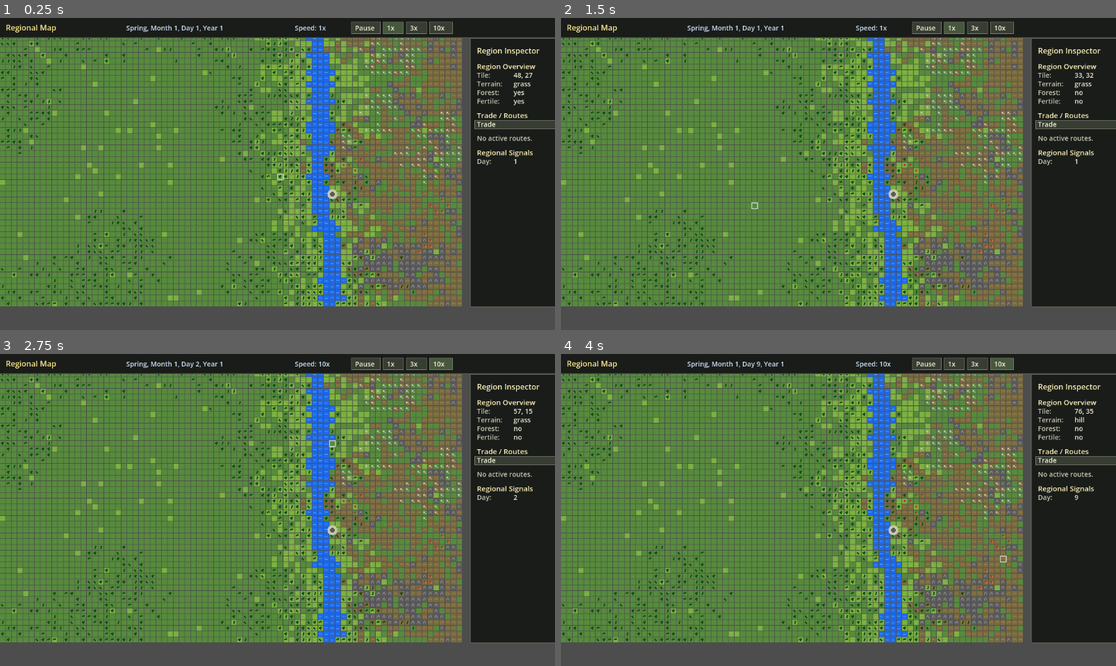
Above: before the commit, frames 1-4 (two rows, left to right).
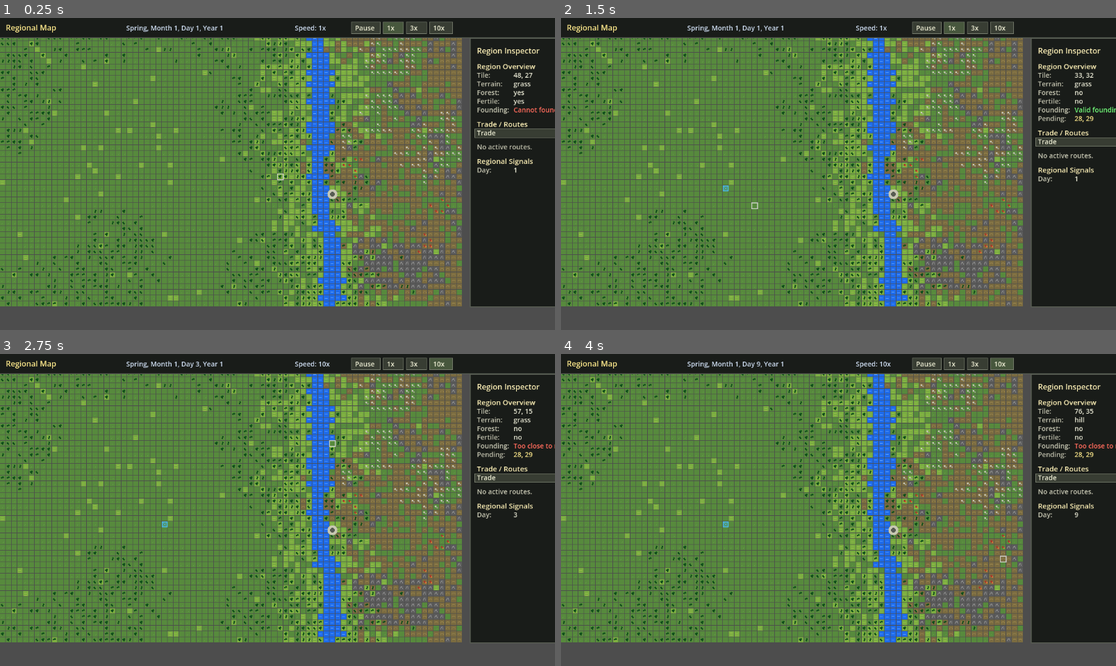
Above: after the commit, the same moments.

Repository: StevenVC-P/new-game-project
Game: Godot game, scene res://scenes/main.tscn
Two runs of this game, one before a commit and one after it. Both use one fixed random seed, a clock stepped at 60 frames per second and the inputs below.
Inputs (mouse positions are in pixels of both pictures, inside the frame that each line leads up to):
- Up to frame 1 (0.25 s): no input
- Up to frame 2 (1.5 s): tap Enter at 0.5 s; move the mouse to (960, 158) at 0.52 s; hold W 0.53-1.25 s; tap 1 at 0.6 s; click (960, 158) at 0.67 s; tap Space at 0.77, 1.25 s; drag from (727, 189) to (810, 236) at 1.27 s
- Up to frame 3 (2.75 s): tap Enter at 2 s; move the mouse to (333, 441) at 2.02 s; hold W from 2.03 s (still down); tap 3 at 2.1 s; click (333, 441) at 2.17 s
- Up to frame 4 (4 s): release W at 2.75 s; tap Space at 2.75, 3.77 s; drag from (810, 572) to (672, 463) at 2.77 s; tap Enter at 3.5 s; move the mouse to (1005, 556) at 3.52 s; tap 4 at 3.6 s; click (1005, 556) at 3.67 s

The runs differ from the first frame. In frame 1, 1.4% of the frame differs, in the area x 85-100%, y 28-51%; in frame 2, 1.5%, in the area x 29-100%, y 28-56%; in frame 3, 1.5%; in frame 4, 1.5%.

Commit message:
feat: select valid founding location

Diff:
--- a/scripts/main.gd
+++ b/scripts/main.gd
@@ -52,6 +52,7 @@
 var hovered_tile: Vector2i = Vector2i(-1, -1)
 var hovered_city_index: int = -1
 var city_hovered_tile: Vector2i = Vector2i(-1, -1)
+var pending_founding_tile: Vector2i = Vector2i(-1, -1)
 var current_view: String = VIEW_REGION
 var selected_city_index: int = -1
 var household_debug_inspector: Control = null
@@ -154,6 +155,7 @@
 
 		if current_view == VIEW_REGION and mouse_event.button_index == MOUSE_BUTTON_RIGHT:
 			trade_menu.close()
+			clear_pending_founding_tile()
 			queue_redraw()
 			return
 		if current_view == VIEW_CITY and mouse_event.button_index == MOUSE_BUTTON_RIGHT:
@@ -176,7 +178,8 @@
 			elif trade_menu.is_open():
 				try_handle_trade_city_click(local_mouse_pos)
 			else:
-				try_open_city_at_position(local_mouse_pos)
+				if not try_open_city_at_position(local_mouse_pos):
+					try_select_founding_tile_at_position(local_mouse_pos)
 		elif current_view == VIEW_CITY:
 			if try_handle_build_menu_click(local_mouse_pos):
 				queue_redraw()
@@ -298,20 +301,53 @@
 func is_inside_map(x: int, y: int) -> bool:
 	return x >= 0 and x < MAP_WIDTH and y >= 0 and y < MAP_HEIGHT
 
-func try_open_city_at_position(mouse_pos: Vector2):
+func try_open_city_at_position(mouse_pos: Vector2) -> bool:
 	var city_index: int = get_city_index_at_position(mouse_pos)
 	if city_index == -1:
-		return
+		return false
 	var city: City = cities[city_index]
 	if not city.is_controllable_city():
 		print(city.name, " is neutral and cannot be controlled yet.")
-		return
+		return true
 
 	selected_city_index = city_index
 	current_view = VIEW_CITY
 	hovered_tile = Vector2i(-1, -1)
 	hovered_city_index = -1
 	queue_redraw()
+	return true
+
+func try_select_founding_tile_at_position(mouse_pos: Vector2) -> bool:
+	var tile_pos: Vector2i = get_region_tile_at_position(mouse_pos)
+	if not is_inside_map(tile_pos.x, tile_pos.y):
+		return false
+	if set_pending_founding_tile(tile_pos):
+		print("Pending founding site: ", tile_pos)
+	else:
+		print(get_founding_tile_invalid_reason(tile_pos))
+	queue_redraw()
+	return true
+
+func get_region_tile_at_position(mouse_pos: Vector2) -> Vector2i:
+	return Vector2i(int(floor(mouse_pos.x / TILE_SIZE)), int(floor(mouse_pos.y / TILE_SIZE)))
+
+func is_valid_founding_tile(tile_pos: Vector2i) -> bool:
+	return FoundingSiteHelper.is_valid_founding_tile(tiles, cities, tile_pos, MIN_CITY_DISTANCE)
+
+func get_founding_tile_invalid_reason(tile_pos: Vector2i) -> String:
+	return FoundingSiteHelper.get_founding_tile_invalid_reason(tiles, cities, tile_pos, MIN_CITY_DISTANCE)
+
+func set_pending_founding_tile(tile_pos: Vector2i) -> bool:
+	if not is_valid_founding_tile(tile_pos):
+		return false
+	pending_founding_tile = tile_pos
+	return true
+
+func clear_pending_founding_tile() -> void:
+	pending_founding_tile = Vector2i(-1, -1)
+
+func has_pending_founding_tile() -> bool:
+	return is_inside_map(pending_founding_tile.x, pending_founding_tile.y)
 
 func get_city_index_at_position(mouse_pos: Vector2) -> int:
 	for city_index in range(cities.size()):
@@ -717,6 +753,7 @@
 	draw_trade_routes()
 	draw_fords()
 	draw_cities()
+	draw_pending_founding_site()
 	draw_hover()
 	draw_inspector_panel()
 	draw_trade_menu_popup()
@@ -777,6 +814,14 @@
 		var tile_pos: Vector2 = city.tile
 		var center: Vector2 = tile_to_center(tile_pos)
 		MapElementVisuals.draw_city_marker(self, center, TILE_SIZE, city_index == hovered_city_index, city_index == selected_city_index, city.role)
+
+func draw_pending_founding_site():
+	if not has_pending_founding_tile():
+		return
+
+	var marker_pos: Vector2 = Vector2(pending_founding_tile.x * TILE_SIZE, pending_founding_tile.y * TILE_SIZE)
+	var marker_rect: Rect2 = Rect2(marker_pos, Vector2(TILE_SIZE, TILE_SIZE))
+	MapElementVisuals.draw_founding_site_marker(self, marker_rect)
 
 func draw_top_bar():
 	top_bar_action_options.clear()
@@ -1431,6 +1476,8 @@
 		y = draw_region_hover_summary(font, font_size, text_pos.x, y, PANEL_WIDTH - PANEL_PADDING * 2)
 	else:
 		y = draw_sidebar_like_line(font, font_size, "Hover a tile to inspect.", text_pos.x, y, PANEL_WIDTH - PANEL_PADDING * 2, VisualStyle.COLOR_MUTED)
+	if has_pending_founding_tile():
+		y = draw_region_label_value(font, font_size, "Pending", str(pending_founding_tile.x) + ", " + str(pending_founding_tile.y), text_pos.x, y, PANEL_WIDTH - PANEL_PADDING * 2, VisualStyle.COLOR_UI_TITLE)
 
 	y += 12.0
 	y = draw_region_section_title(font, "Trade / Routes", text_pos.x, y)
@@ -1481,6 +1528,13 @@
 	y = draw_region_label_value(font, font_size, "Fertile", yes_no(tile["is_fertile"] == true), x, y, width, VisualStyle.COLOR_UI_TEXT_NORMAL)
 	if resource != "none":
 		y = draw_region_label_value(font, font_size, "Resource", resource, x, y, width, VisualStyle.COLOR_RESOURCE_TOOLS)
+	var founding_status: String = get_founding_tile_invalid_reason(hovered_tile)
+	var founding_color: Color = VisualStyle.COLOR_UI_TEXT_NORMAL
+	if founding_status == FoundingSiteHelper.VALID_FOUNDING_SITE:
+		founding_color = VisualStyle.COLOR_POSITIVE
+	else:
+		founding_color = VisualStyle.COLOR_WARNING
+	y = draw_region_label_value(font, font_size, "Founding", founding_status, x, y, width, founding_color)
 
 	return y
 
@@ -1647,6 +1701,7 @@
 	lines.append("Stone: " + yes_no(resource == "stone"))
 	lines.append("Iron: " + yes_no(resource == "iron"))
 	lines.append("City: " + city_name)
+	lines.append("Founding: " + get_founding_tile_invalid_reason(hovered_tile))
 
 	return lines
 
--- a/scripts/visuals/map_element_visuals.gd
+++ b/scripts/visuals/map_element_visuals.gd
@@ -44,5 +44,11 @@
 static func draw_tile_hover_outline(canvas: CanvasItem, tile_rect: Rect2):
 	canvas.draw_rect(tile_rect, VisualStyle.COLOR_HOVER_OUTLINE, false, VisualStyle.PANEL_BORDER_WIDTH)
 
+static func draw_founding_site_marker(canvas: CanvasItem, tile_rect: Rect2):
+	canvas.draw_rect(tile_rect.grow(-1.0), Color(0.28, 0.72, 0.92, 0.22), true)
+	canvas.draw_rect(tile_rect.grow(-1.0), Color(0.28, 0.72, 0.92, 0.95), false, VisualStyle.PANEL_BORDER_WIDTH)
+	canvas.draw_line(tile_rect.position + Vector2(3.0, 3.0), tile_rect.end - Vector2(3.0, 3.0), Color(0.28, 0.72, 0.92, 0.95), 1.0)
+	canvas.draw_line(Vector2(tile_rect.end.x - 3.0, tile_rect.position.y + 3.0), Vector2(tile_rect.position.x + 3.0, tile_rect.end.y - 3.0), Color(0.28, 0.72, 0.92, 0.95), 1.0)
+
 static func draw_selection_outline(canvas: CanvasItem, rect: Rect2):
 	canvas.draw_rect(rect, VisualStyle.COLOR_SELECTION_OUTLINE, false, VisualStyle.PANEL_BORDER_WIDTH)
--- /dev/null
+++ b/scripts/world/founding_site_helper.gd
@@ -0,0 +1,73 @@
+class_name FoundingSiteHelper
+extends RefCounted
+
+const VALID_FOUNDING_SITE: String = "Valid founding site"
+const REASON_OUTSIDE_REGION: String = "Outside region"
+const REASON_RIVER: String = "Cannot found on river"
+const REASON_MOUNTAIN: String = "Cannot found on mountain"
+const REASON_FOREST: String = "Cannot found in forest"
+const REASON_RESOURCE: String = "Cannot found on resource deposit"
+const REASON_OCCUPIED: String = "Tile already occupied"
+const REASON_TOO_CLOSE_NEUTRAL: String = "Too close to neutral town"
+const REASON_TOO_CLOSE_TOWN: String = "Too close to existing town"
+
+static func is_valid_founding_tile(tiles: Array, cities: Array[City], tile_pos: Vector2i, min_city_distance: int) -> bool:
+	return get_founding_tile_invalid_reason(tiles, cities, tile_pos, min_city_distance) == VALID_FOUNDING_SITE
+
+static func get_founding_tile_invalid_reason(tiles: Array, cities: Array[City], tile_pos: Vector2i, min_city_distance: int) -> String:
+	if not is_inside_tiles(tiles, tile_pos):
+		return REASON_OUTSIDE_REGION
+
+	if is_city_at_tile(cities, tile_pos):
+		return REASON_OCCUPIED
+
+	var tile: Dictionary = tiles[tile_pos.y][tile_pos.x] as Dictionary
+	if tile.get("type", "") == "river":
+		return REASON_RIVER
+	if tile.get("type", "") == "mountain":
+		return REASON_MOUNTAIN
+	if tile.get("has_forest", false) == true:
+		return REASON_FOREST
+	if tile.get("resource", "none") != "none":
+		return REASON_RESOURCE
+	if is_too_close_to_city(cities, tile_pos, min_city_distance):
+		if is_too_close_to_neutral_city(cities, tile_pos, min_city_distance):
+			return REASON_TOO_CLOSE_NEUTRAL
+		return REASON_TOO_CLOSE_TOWN
+
+	return VALID_FOUNDING_SITE
+
+static func is_inside_tiles(tiles: Array, tile_pos: Vector2i) -> bool:
+	if tile_pos.y < 0 or tile_pos.y >= tiles.size():
+		return false
+	var row: Array = tiles[tile_pos.y] as Array
+	return tile_pos.x >= 0 and tile_pos.x < row.size()
+
+static func is_city_at_tile(cities: Array[City], tile_pos: Vector2i) -> bool:
+	for city: City in cities:
+		if city == null:
+			continue
+		var founding_position: Vector2 = Vector2(tile_pos.x, tile_pos.y)
+		if founding_position.distance_to(city.tile) == 0.0:
+			return true
+	return false
+
+static func is_too_close_to_city(cities: Array[City], tile_pos: Vector2i, min_city_distance: int) -> bool:
+	for city: City in cities:
+		if city == null:
+			continue
+		var founding_position: Vector2 = Vector2(tile_pos.x, tile_pos.y)
+		if founding_position.distance_to(city.tile) < float(min_city_distance):
+			return true
+	return false
+
+static func is_too_close_to_neutral_city(cities: Array[City], tile_pos: Vector2i, min_city_distance: int) -> bool:
+	for city: City in cities:
+		if city == null:
+			continue
+		if not city.is_neutral_city():
+			continue
+		var founding_position: Vector2 = Vector2(tile_pos.x, tile_pos.y)
+		if founding_position.distance_to(city.tile) < float(min_city_distance):
+			return true
+	return false
--- /dev/null
+++ b/tests/founding_location_validation.gd
@@ -0,0 +1,113 @@
+extends SceneTree
+
+const CityScript = preload("res://scripts/domain/city.gd")
+const FoundingSiteHelperScript = preload("res://scripts/world/founding_site_helper.gd")
+const MainScript = preload("res://scripts/main.gd")
+
+var failure_count: int = 0
+
+func _init() -> void:
+	call_deferred("run_all")
+
+func run_all() -> void:
+	test_invalid_terrain_reasons()
+	test_resource_tile_is_invalid()
+	test_occupied_and_too_close_tiles_are_invalid()
+	test_clear_empty_tile_is_valid()
+	test_main_pending_founding_tile_can_be_set_and_cleared()
+	test_no_player_city_is_created_by_pending_selection()
+
+	if failure_count > 0:
+		push_error("Founding location validation failed: " + str(failure_count) + " failure(s)")
+		quit(1)
+		return
+
+	print("Founding location validation passed.")
+	quit()
+
+func test_invalid_terrain_reasons() -> void:
+	var tiles: Array = _make_tiles(12, 12)
+	var cities: Array[City] = []
+
+	tiles[1][1]["type"] = "river"
+	tiles[2][2]["type"] = "mountain"
+	tiles[3][3]["has_forest"] = true
+
+	_check(_reason(tiles, cities, Vector2i(1, 1), 4) == FoundingSiteHelperScript.REASON_RIVER, "river tile should be invalid")
+	_check(_reason(tiles, cities, Vector2i(2, 2), 4) == FoundingSiteHelperScript.REASON_MOUNTAIN, "mountain tile should be invalid")
+	_check(_reason(tiles, cities, Vector2i(3, 3), 4) == FoundingSiteHelperScript.REASON_FOREST, "forest tile should be invalid")
+
+func test_resource_tile_is_invalid() -> void:
+	var tiles: Array = _make_tiles(12, 12)
+	var cities: Array[City] = []
+	tiles[4][4]["resource"] = "stone"
+
+	_check(_reason(tiles, cities, Vector2i(4, 4), 4) == FoundingSiteHelperScript.REASON_RESOURCE, "resource tile should be invalid")
+
+func test_occupied_and_too_close_tiles_are_invalid() -> void:
+	var tiles: Array = _make_tiles(30, 30)
+	var cities: Array[City] = [CityScript.new("Neutral Town", Vector2(10, 10), CityScript.ROLE_NEUTRAL)]
+
+	_check(_reason(tiles, cities, Vector2i(10, 10), 8) == FoundingSiteHelperScript.REASON_OCCUPIED, "neutral town tile should be occupied")
+	_check(_reason(tiles, cities, Vector2i(14, 10), 8) == FoundingSiteHelperScript.REASON_TOO_CLOSE_NEUTRAL, "near-neutral tile should be too close")
+
+func test_clear_empty_tile_is_valid() -> void:
+	var tiles: Array = _make_tiles(40, 40)
+	var cities: Array[City] = [CityScript.new("Neutral Town", Vector2(4, 4), CityScript.ROLE_NEUTRAL)]
+
+	_check(FoundingSiteHelperScript.is_valid_founding_tile(tiles, cities, Vector2i(35, 35), 8), "clear distant tile should be valid")
+	_check(_reason(tiles, cities, Vector2i(35, 35), 8) == FoundingSiteHelperScript.VALID_FOUNDING_SITE, "valid tile should return valid reason")
+
+func test_main_pending_founding_tile_can_be_set_and_cleared() -> void:
+	var main = MainScript.new()
+	main.tiles = _make_tiles(40, 40)
+	main.cities = _make_neutral_city_list()
+
+	_check(main.set_pending_founding_tile(Vector2i(35, 35)), "main should accept valid pending founding tile")
+	_check(main.pending_founding_tile == Vector2i(35, 35), "main should store pending founding tile")
+	_check(not main.set_pending_founding_tile(Vector2i(4, 4)), "main should reject occupied founding tile")
+	_check(main.pending_founding_tile == Vector2i(35, 35), "invalid selection should preserve previous pending founding tile")
+	main.clear_pending_founding_tile()
+	_check(main.pending_founding_tile == Vector2i(-1, -1), "main should clear pending founding tile")
+	main.free()
+
+func test_no_player_city_is_created_by_pending_selection() -> void:
+	var main = MainScript.new()
+	main.tiles = _make_tiles(40, 40)
+	main.cities = _make_neutral_city_list()
+
+	var city_count_before: int = main.cities.size()
+	main.set_pending_founding_tile(Vector2i(35, 35))
+	_check(main.cities.size() == city_count_before, "pending founding selection should not create a player city")
+	main.free()
+
+func _make_tiles(width: int, height: int) -> Array:
+	var generated_tiles: Array = []
+	for y in range(height):
+		var row: Array = []
+		for x in range(width):
+			row.append({
+				"type": "grass",
+				"has_forest": false,
+				"is_fertile": false,
+				"resource": "none",
+				"has_road": false,
+				"has_ford": false
+			})
+		generated_tiles.append(row)
+	return generated_tiles
+
+func _make_neutral_city_list() -> Array[City]:
+	var generated_cities: Array[City] = []
+	generated_cities.append(CityScript.new("Neutral Town", Vector2(4, 4), CityScript.ROLE_NEUTRAL))
+	return generated_cities
+
+func _reason(tiles: Array, cities: Array[City], tile_pos: Vector2i, min_city_distance: int) -> String:
+	return FoundingSiteHelperScript.get_founding_tile_invalid_reason(tiles, cities, tile_pos, min_city_distance)
+
+func _check(condition: bool, message: String) -> void:
+	if condition:
+		return
+
+	failure_count += 1
+	push_error(message)
Not shown, added: scripts/world/founding_site_helper.gd.uid
Not shown, added: tests/founding_location_validation.gd.uid
